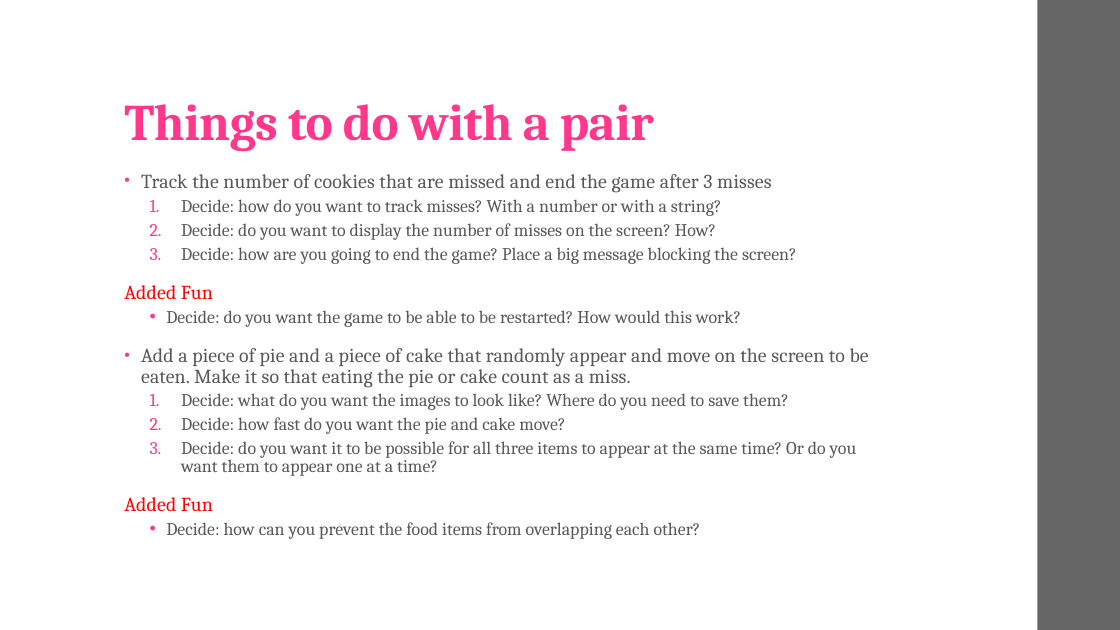
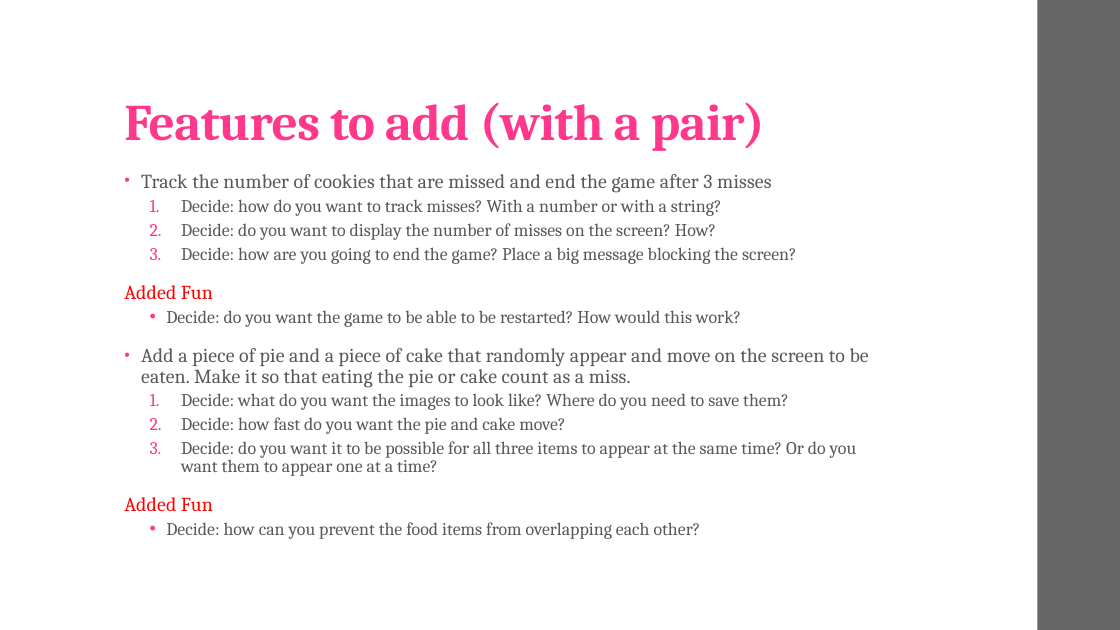
Before and after one commit to sudocrystal/uw-cse-da-startup, a slide deck: slide 6 of topics/p5js/movement.pptx. Drawn at 1120x630 pixels with LibreOffice and Linux fonts; fonts in the diff are those of the drawing. Boxes give left, top, right and bottom in pixels: in the first picture for what was removed or moved away, otherwise in the second. Text is boxed around its words. In the diff, an @@ line names an element or a change of style, - is before the commit and + after.

Commit message:
changes language to 'features to add'

```diff
--- a/topics/p5js/movement.pptx
+++ b/topics/p5js/movement.pptx
@@ title at bbox=[124, 102, 765, 151]: text changed @@
-Things to do with a pair
+Features to add (with a pair)
```
Also in this commit, not shown: 1 other file.
